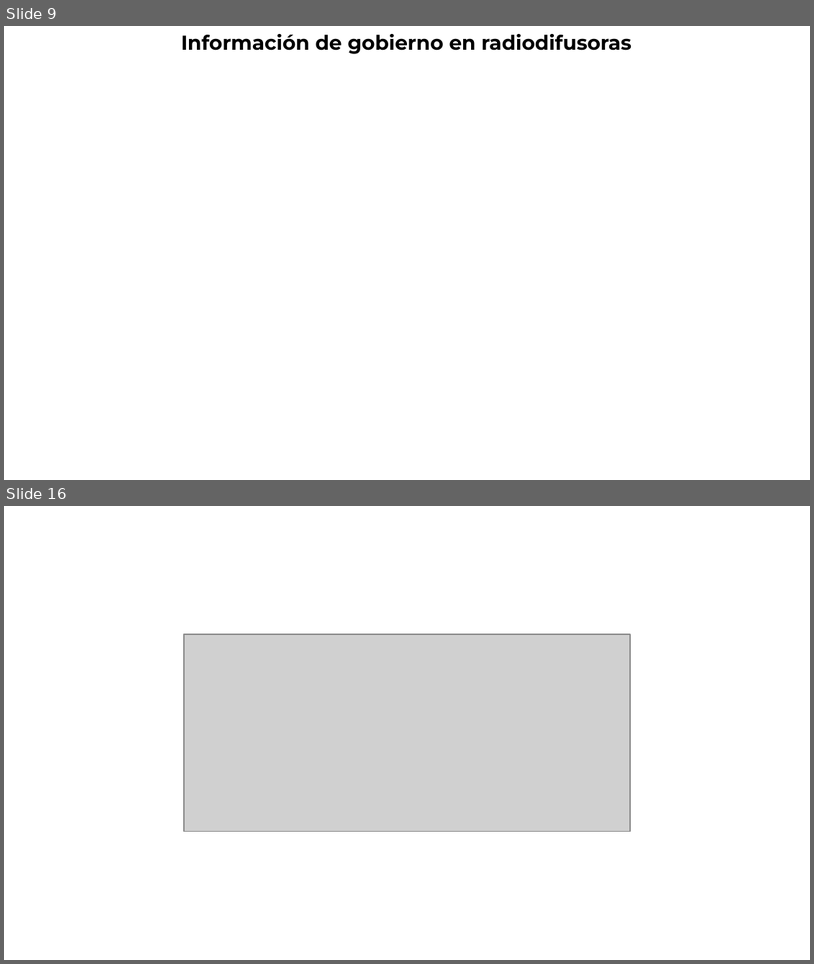
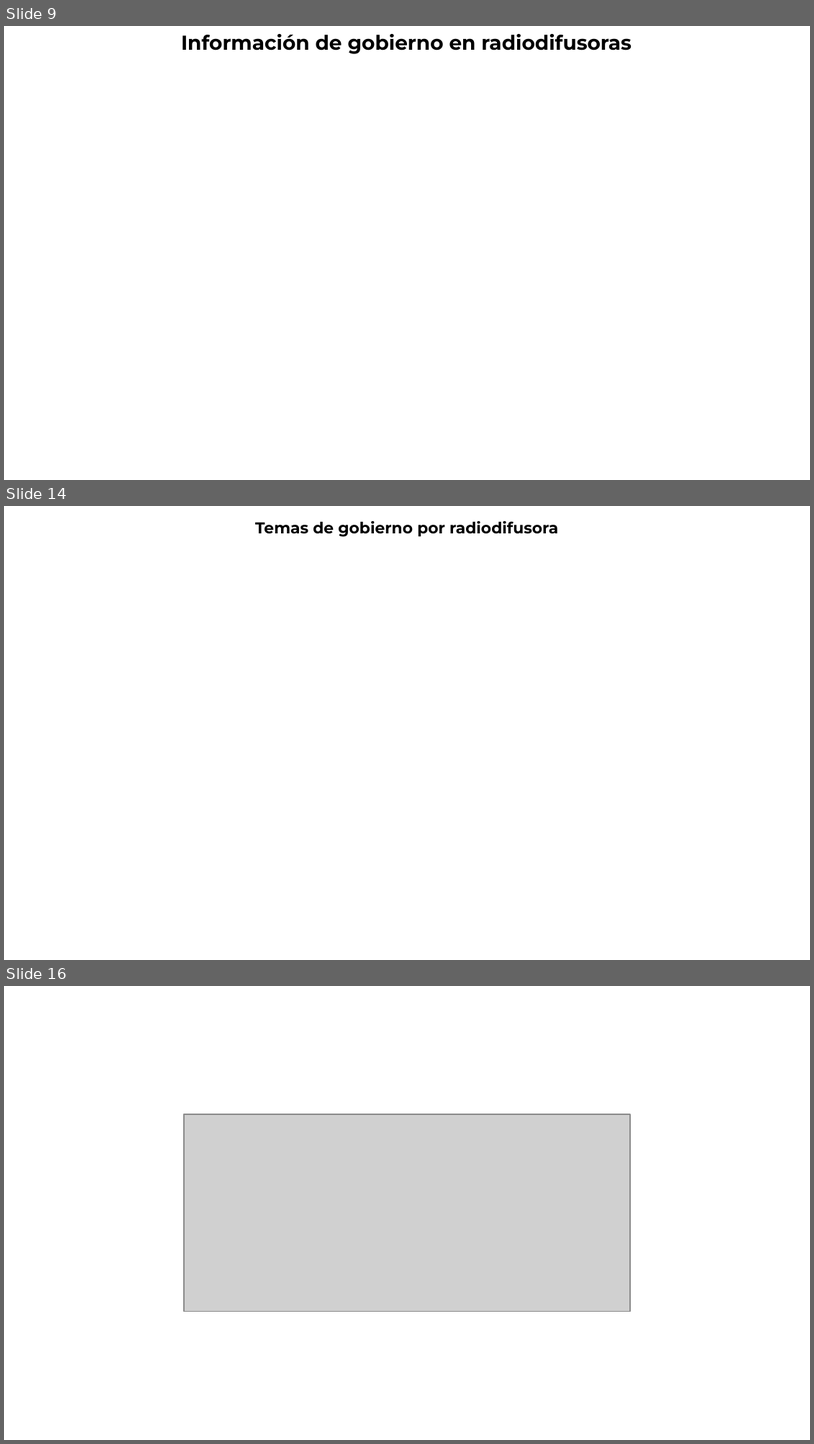
Before and after one commit to thelonious9/Reporteportadas, a slide deck: Reporte 220526.pptx. Shown one above the other, each under a label of ours: slides 9 and 16 before the commit, slides 9, 14 and 16 after it; the slides between them are not shown. The pictures are 814x964 and 814x1444 pixels, drawn with LibreOffice and Linux fonts; fonts in the diff are those of the drawing; grey boxes stand for pictures; background and template pictures are left out. Boxes give left, top, right and bottom in pixels: in the first picture for what was removed or moved away, otherwise in the second. Text is boxed around its words. In the diff, an @@ line names an element or a change of style, - is before the commit and + after.

```diff
--- a/Reporte 220526.pptx
+++ b/Reporte 220526.pptx
@@ slide 14 added at (4, 506, 810, 960), background picture (left out) @@
@@ text added at (255, 521, 558, 537), 14 pt, text #000000, bold @@
+Temas de gobierno por radiodifusora
```
Also in this commit, not shown: 10 slides changed, 1 slide removed, 2 other files.
